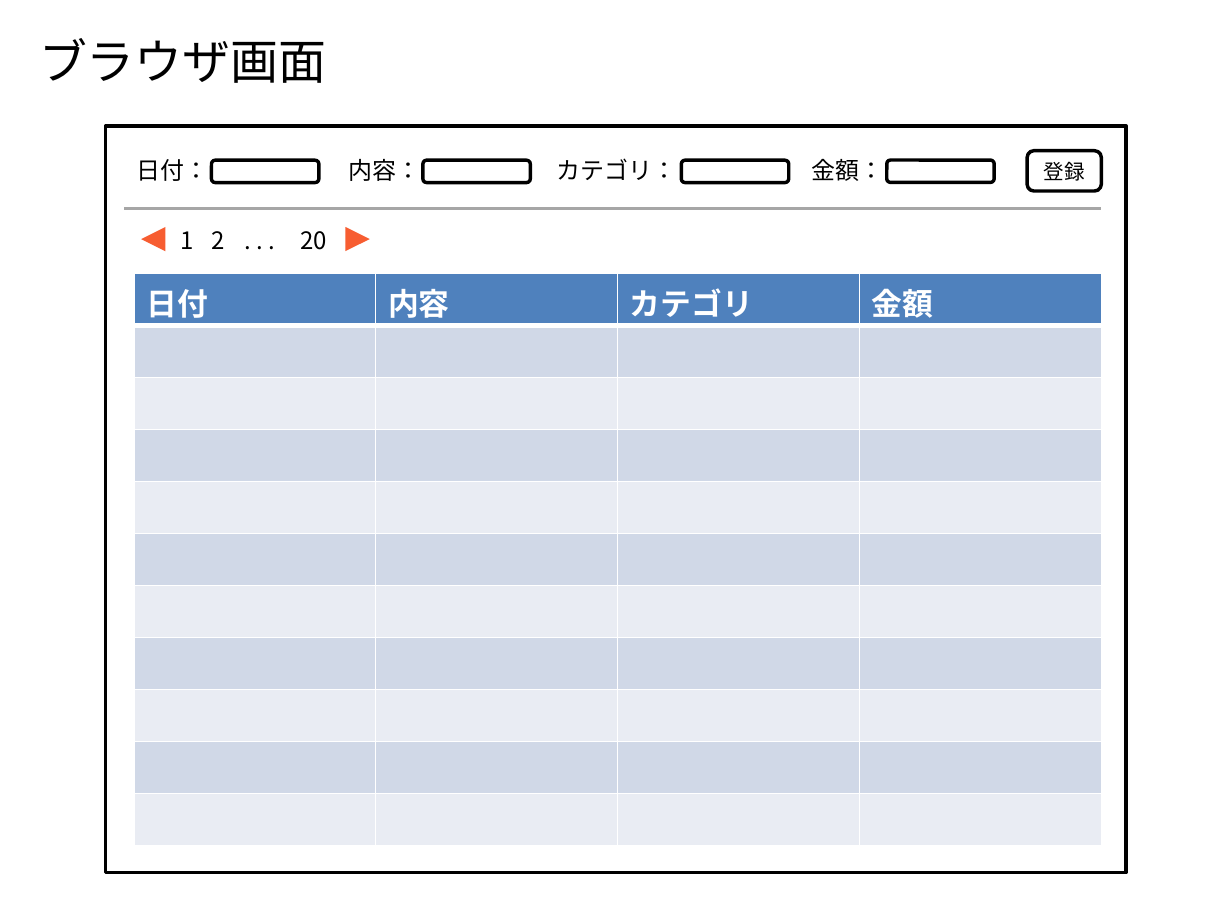
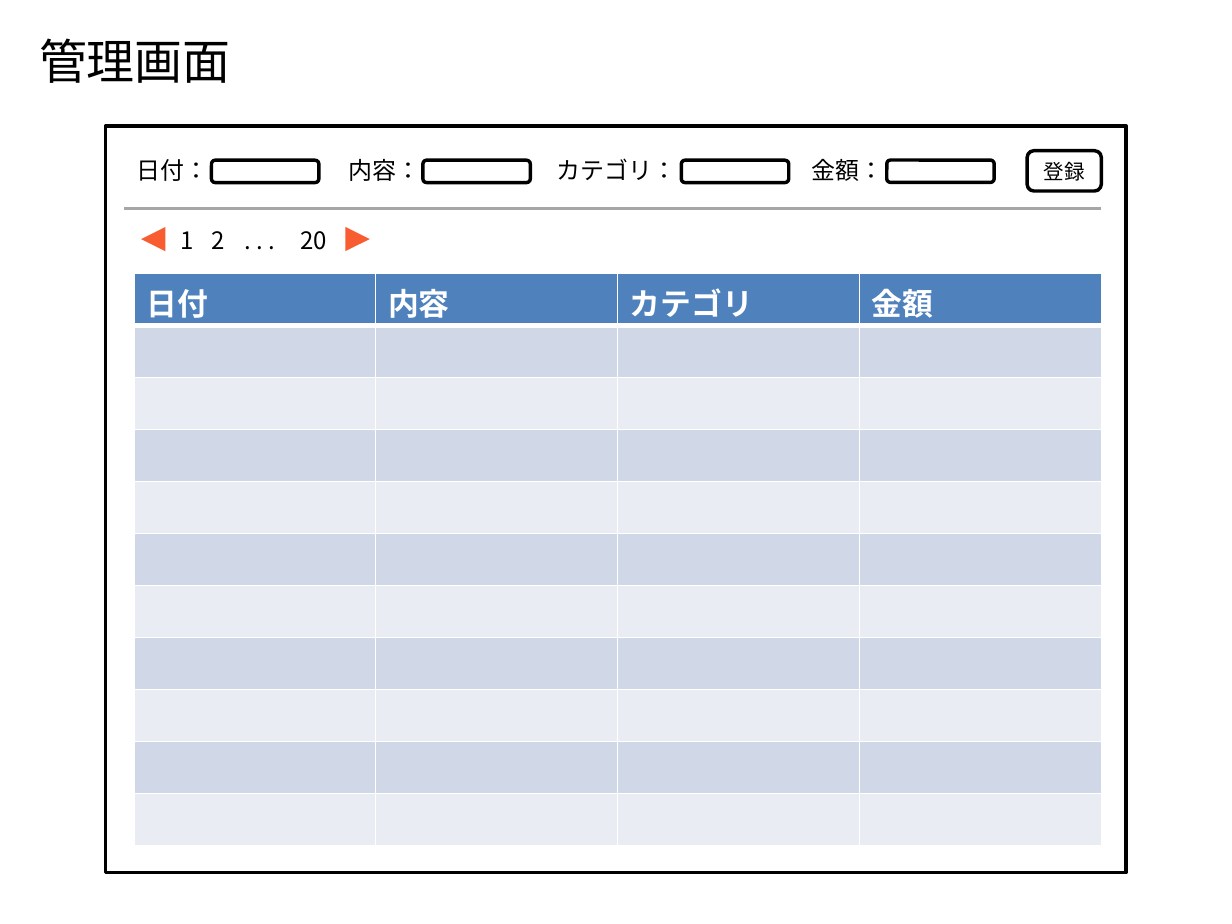
Before and after one commit to Leonis0813/chort, a slide deck: slide 4 of algieba/interface/ui.pptx (slide 3 before the commit). Drawn at 1232x924 pixels with LibreOffice and Linux fonts; fonts in the diff are those of the drawing. Boxes give left, top, right and bottom in pixels: in the first picture for what was removed or moved away, otherwise in the second. Text is boxed around its words. In the diff, an @@ line names an element or a change of style, - is before the commit and + after.

```diff
--- a/algieba/interface/ui.pptx
+++ b/algieba/interface/ui.pptx
@@ text at [39,38,230,83]: text changed @@
-ブラウザ画面
+管理画面
```
Also in this commit, not shown: 2 other slides changed, 1 slide added, 1 other file.
